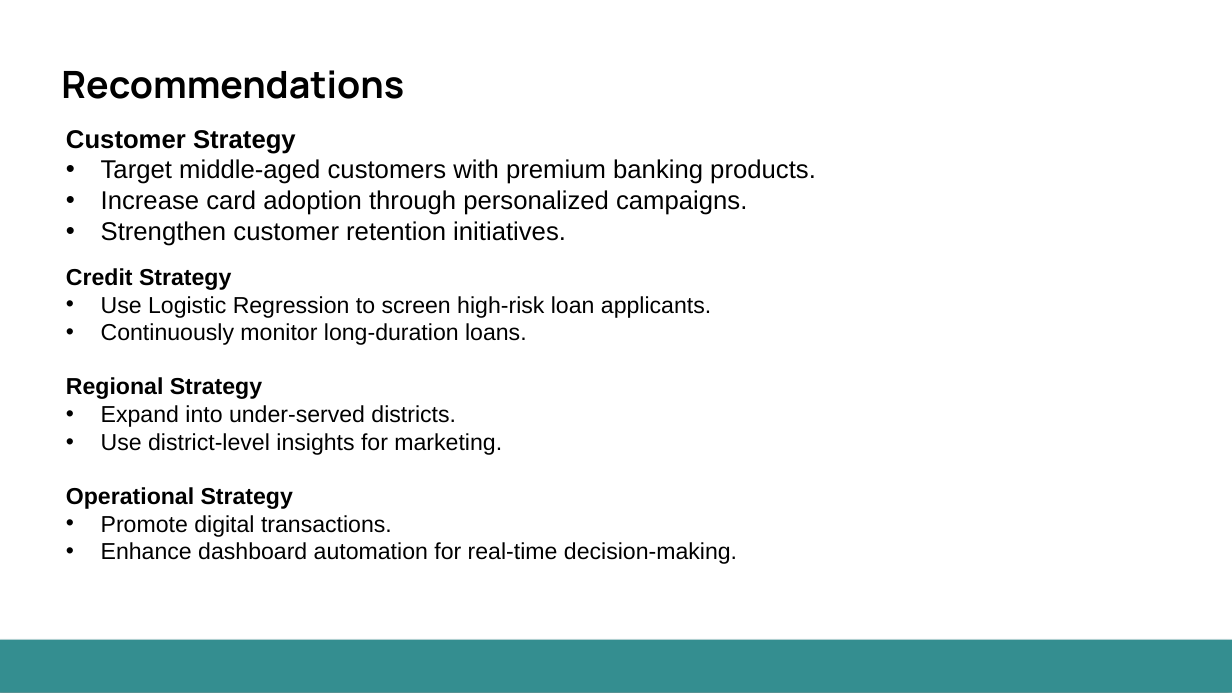
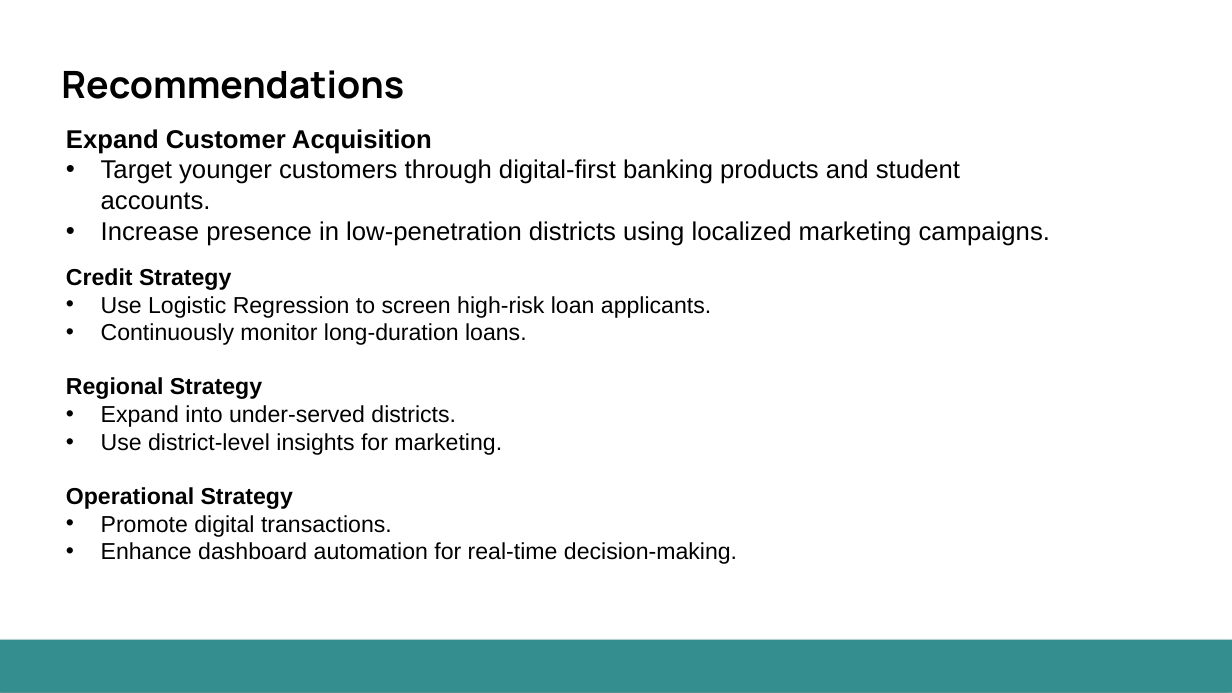
Before and after one commit to itsaakashanalytics-ship-it/CZ-Bank-DATA-Analysis-Project, a slide deck: slide 56 of PRP PROJECT 1 - FINAL PPT.pptx (slide 50 before the commit). Drawn at 1232x693 pixels with LibreOffice and Linux fonts; fonts in the diff are those of the drawing. Boxes give left, top, right and bottom in pixels: in the first picture for what was removed or moved away, otherwise in the second. Text is boxed around its words. In the diff, an @@ line names an element or a change of style, - is before the commit and + after.

```diff
--- a/PRP PROJECT 1 - FINAL PPT.pptx
+++ b/PRP PROJECT 1 - FINAL PPT.pptx
@@ text at (66,129,1050,246): text changed @@
-Customer Strategy
-• Target middle-aged customers with premium banking products.
-• Increase card adoption through personalized campaigns.
-• Strengthen customer retention initiatives.
+Expand Customer Acquisition
+• Target younger customers through digital-first banking products and student accounts.
+• Increase presence in low-penetration districts using localized marketing campaigns.
```
Also in this commit, not shown: 25 other slides changed, 10 slides added, 1 slide removed, 2 other files.
